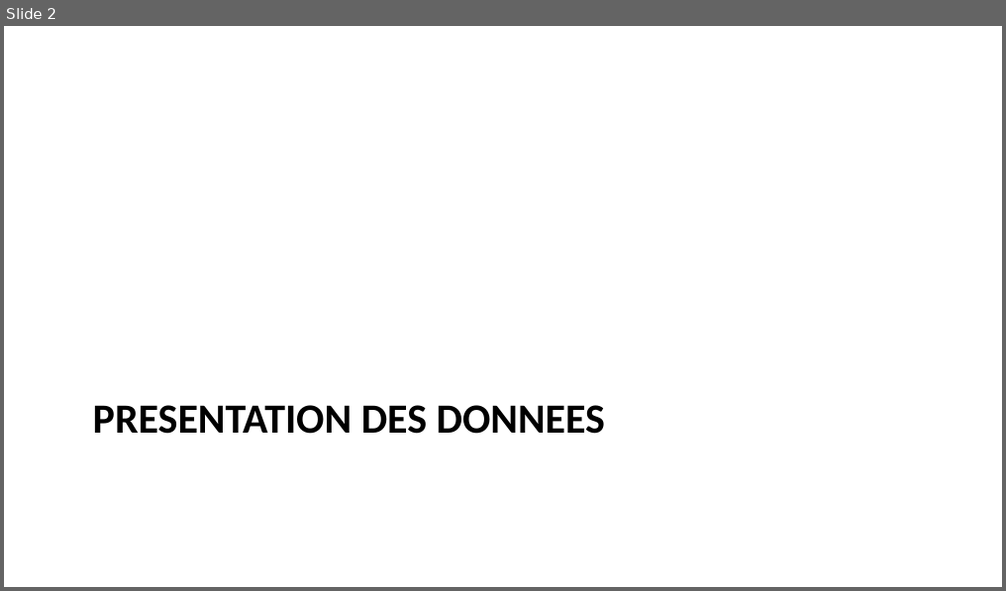
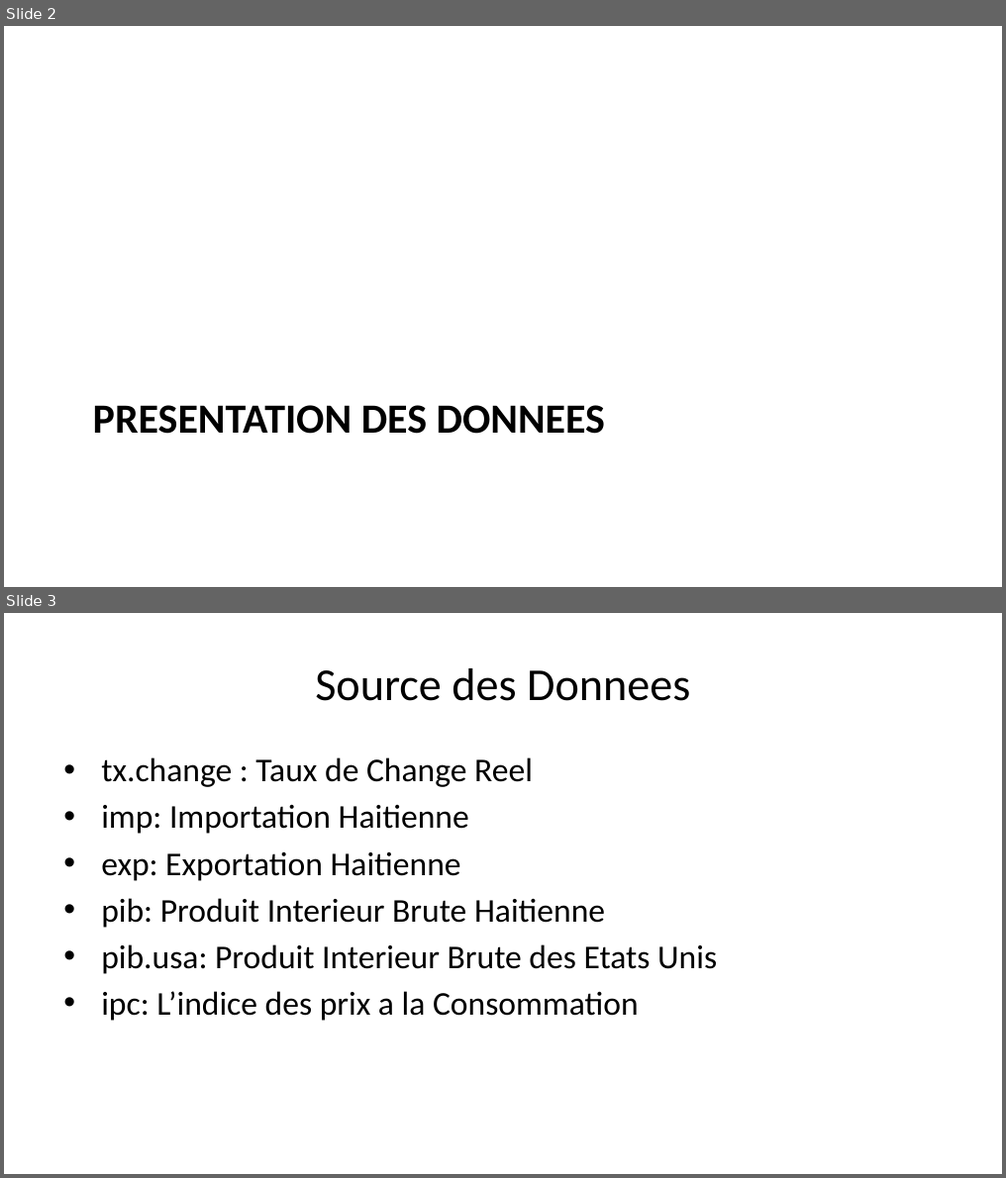
Before and after one commit to AD0791/Presentation_thesis, a slide deck: modele_presentation.pptx. Shown one above the other, each under a label of ours: slide 2 before the commit, slides 2 and 3 after it. The pictures are 1006x591 and 1006x1178 pixels, drawn with LibreOffice and Linux fonts; fonts in the diff are those of the drawing. Boxes give left, top, right and bottom in pixels: in the first picture for what was removed or moved away, otherwise in the second. Text is boxed around its words. In the diff, an @@ line names an element or a change of style, - is before the commit and + after.

```diff
--- a/modele_presentation.pptx
+++ b/modele_presentation.pptx
@@ slide 3 added at <box>4,613,1002,1174</box>, background #FFFFFF @@
@@ title added at <box>315,668,690,701</box>, 33 pt, text #000000 @@
+Source des Donnees
@@ text added at <box>101,758,717,1021</box>, 24 pt, text #000000 @@
+• tx.change : Taux de Change Reel
+• imp: Importation Haitienne
+• exp: Exportation Haitienne
+• pib: Produit Interieur Brute Haitienne
+• pib.usa: Produit Interieur Brute des Etats Unis
+• ipc: L’indice des prix a la Consommation
```
Also in this commit, not shown: 1 slide changed, 5 other slides added, 3 slides removed, 2 other files.
